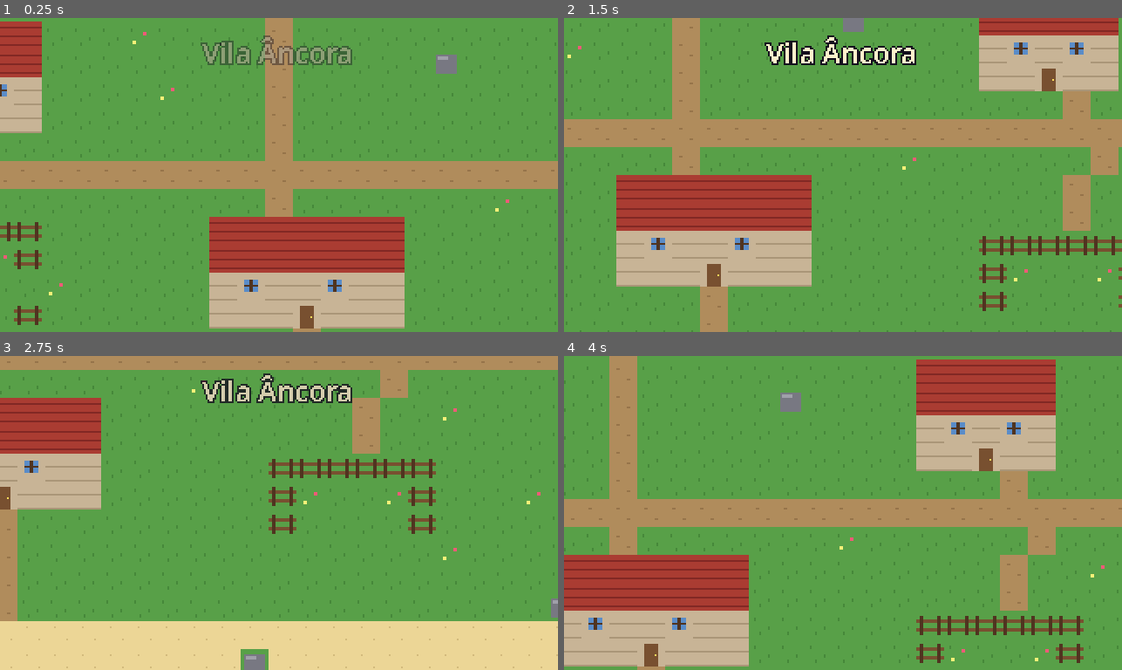
Above: before the commit, frames 1-4 (two rows, left to right).
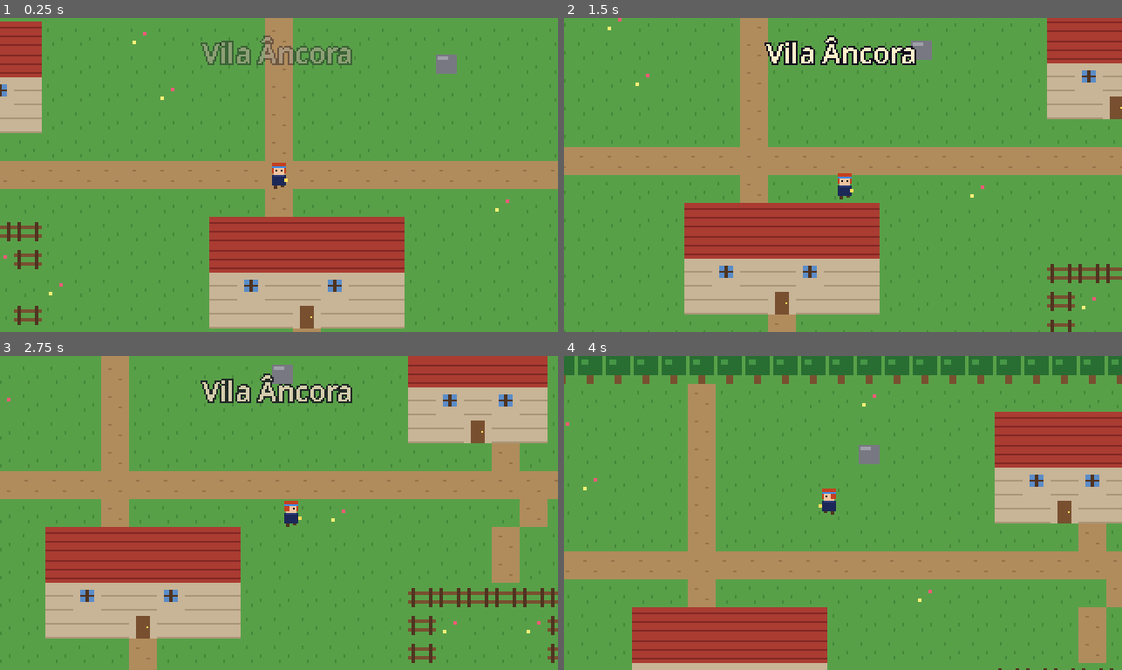
Above: after the commit, the same moments.

Repository: MartimCC16/jogo-indie1
Game: Godot game, scene res://scenes/mundo/vila_ancora.tscn
Same seed, same stepped clock (60 frames per second), same inputs: the game is played once before the commit and once after it.
Inputs:
- Up to frame 1 (0.25 s): no input
- Up to frame 2 (1.5 s): hold Right (mover_direita) 0.53-1.28 s; tap Z (acao) at 0.6, 1.35 s; hold Down (mover_baixo) from 1.28 s (still down)
- Up to frame 3 (2.75 s): release Down (mover_baixo) at 2.03 s; hold Right (mover_direita) from 2.03 s (still down); tap Z (acao) at 2.1 s
- Up to frame 4 (4 s): release Right (mover_direita) at 2.78 s; hold Up (mover_cima) 2.78-3.53 s; tap Z (acao) at 2.85, 3.6 s; hold Left (mover_esquerda) from 3.53 s (still down)

The runs differ from the first frame. In frame 1, 0.2% of the frame differs, in the area x 48-52%, y 46-55%; in frame 2, 44%; in frame 3, 58%, in the area x 0-100%, y 0-100%; in frame 4, 55%.

Commit message:
Etapa 3: Lia andando em 4 direções com colisão e câmera
Co-Authored-By: Claude Opus 5.5 <noreply@anthropic.com>
Claude-Session: https://claude.ai/code/session_015JMi1dHLg1odRt4fGyP5KX

Diff:
--- a/scenes/mundo/vila_ancora.tscn
+++ b/scenes/mundo/vila_ancora.tscn
@@ -3,7 +3,7 @@
 [ext_resource type="Script" path="res://scripts/mundo/vila_ancora.gd" id="1_vila"]
 [ext_resource type="Script" path="res://scripts/mundo/mapa_de_texto.gd" id="2_mapa"]
 [ext_resource type="TileSet" path="res://assets/tiles/tileset_vila.tres" id="3_tileset"]
-[ext_resource type="Script" path="res://scripts/teste/camera_teste.gd" id="4_camera"]
+[ext_resource type="PackedScene" path="res://scenes/personagens/lia.tscn" id="4_lia"]
 
 [node name="VilaAncora" type="Node2D"]
 script = ExtResource("1_vila")
@@ -29,8 +29,11 @@
 [node name="LocalArmadura" type="Marker2D" parent="Marcadores"]
 position = Vector2(328, 296)
 
-[node name="CameraTeste" type="Camera2D" parent="."]
-script = ExtResource("4_camera")
+[node name="Entidades" type="Node2D" parent="."]
+y_sort_enabled = true
+
+[node name="Lia" parent="Entidades" instance=ExtResource("4_lia")]
+position = Vector2(264, 120)
 
 [node name="Interface" type="CanvasLayer" parent="."]
 
--- /dev/null
+++ b/scenes/personagens/lia.tscn
@@ -0,0 +1,26 @@
+[gd_scene load_steps=4 format=3]
+
+[ext_resource type="Script" path="res://scripts/personagens/jogador.gd" id="1_jogador"]
+[ext_resource type="Texture2D" path="res://assets/sprites/personagens/lia.png" id="2_lia"]
+
+[sub_resource type="RectangleShape2D" id="RectangleShape2D_pes"]
+size = Vector2(10, 6)
+
+[node name="Lia" type="CharacterBody2D"]
+collision_layer = 2
+collision_mask = 5
+motion_mode = 1
+script = ExtResource("1_jogador")
+
+[node name="Sprite" type="Sprite2D" parent="."]
+texture = ExtResource("2_lia")
+hframes = 2
+vframes = 4
+
+[node name="Colisao" type="CollisionShape2D" parent="."]
+position = Vector2(0, 5)
+shape = SubResource("RectangleShape2D_pes")
+
+[node name="Camera" type="Camera2D" parent="."]
+position_smoothing_enabled = true
+position_smoothing_speed = 8.0
--- a/scripts/mundo/vila_ancora.gd
+++ b/scripts/mundo/vila_ancora.gd
@@ -2,10 +2,10 @@
 # vila_ancora.gd  —  Script principal da cena da Vila Âncora
 # ----------------------------------------------------------------------------
 # Por enquanto ele:
-#   - limita a câmera às bordas do mapa (para não mostrar o "vazio" de fora);
-#   - posiciona a câmera no ponto onde a Lia vai começar;
+#   - coloca a Lia no marcador "InicioLia";
+#   - limita a câmera da Lia às bordas do mapa;
 #   - mostra o nome da região na tela e some devagar.
-# Nas próximas etapas, aqui vamos colocar a Lia, o NPC e o evento da praia.
+# Nas próximas etapas, aqui vamos ligar o NPC e o evento da praia.
 # ============================================================================
 extends Node2D
 
@@ -13,7 +13,7 @@
 @export var nome_da_regiao := "Vila Âncora"
 
 @onready var mapa: MapaDeTexto = $Mapa
-@onready var camera: Camera2D = $CameraTeste
+@onready var lia: Jogador = $Entidades/Lia
 @onready var nome_regiao: Label = $Interface/NomeRegiao
 @onready var inicio_lia: Marker2D = $Marcadores/InicioLia
 
@@ -21,17 +21,9 @@
 func _ready() -> void:
 	# Obs.: o _ready() dos filhos roda ANTES do pai. Então, quando chegamos
 	# aqui, o nó "Mapa" já gerou os tiles (se precisava).
-	_limitar_camera_ao_mapa()
-	camera.position = inicio_lia.position
+	lia.global_position = inicio_lia.global_position
+	lia.limitar_camera(mapa.retangulo_em_pixels())
 	_mostrar_nome_regiao()
-
-
-func _limitar_camera_ao_mapa() -> void:
-	var limites := mapa.retangulo_em_pixels()
-	camera.limit_left = int(limites.position.x)
-	camera.limit_top = int(limites.position.y)
-	camera.limit_right = int(limites.end.x)
-	camera.limit_bottom = int(limites.end.y)
 
 
 func _mostrar_nome_regiao() -> void:
--- /dev/null
+++ b/scripts/personagens/jogador.gd
@@ -0,0 +1,91 @@
+# ============================================================================
+# jogador.gd  —  Personagem controlado pelo jogador (andar em 4 direções)
+# ----------------------------------------------------------------------------
+# Usado pela cena scenes/personagens/lia.tscn, mas é genérico: se no futuro
+# outro aliado puder ser controlado no mapa, ele reaproveita este script.
+#
+# A cena precisa ter estes filhos:
+#   - Sprite2D "Sprite"      : folha 32x64 (2 colunas = passos, 4 linhas = direções)
+#   - CollisionShape2D       : a "caixa" que bate nas paredes (só nos pés)
+#   - Camera2D "Camera"      : a câmera que segue o personagem
+# ============================================================================
+class_name Jogador
+extends CharacterBody2D
+
+# Linhas da folha de sprites (iguais às do README).
+enum Direcao { BAIXO = 0, CIMA = 1, ESQUERDA = 2, DIREITA = 3 }
+
+## Velocidade de caminhada em pixels por segundo (16 px = 1 tile).
+@export var velocidade := 70.0
+## Tempo (segundos) entre os dois quadros da animação de passo.
+@export var tempo_por_passo := 0.15
+
+## Quando for "false", o jogador não anda (ex.: durante diálogos e cenas).
+var pode_mover := true
+## Para onde o personagem está olhando. Útil para conversar com NPCs depois.
+var direcao_olhar: Direcao = Direcao.BAIXO
+
+var _cronometro_passo := 0.0
+var _quadro_passo := 0
+
+@onready var sprite: Sprite2D = $Sprite
+@onready var camera: Camera2D = $Camera
+
+
+# _physics_process roda em passos fixos (60x por segundo), ideal para movimento.
+func _physics_process(delta: float) -> void:
+	var entrada := Vector2.ZERO
+	if pode_mover:
+		# Junta as 4 teclas num vetor. Na diagonal ele já vem "normalizado"
+		# (tamanho 1), então andar na diagonal não fica mais rápido.
+		entrada = Input.get_vector("mover_esquerda", "mover_direita", "mover_cima", "mover_baixo")
+
+	velocity = entrada * velocidade
+	# move_and_slide() move o corpo e "desliza" ao bater numa parede,
+	# em vez de parar seco. Ele usa a variável "velocity" acima.
+	move_and_slide()
+
+	_atualizar_animacao(entrada, delta)
+
+
+func _atualizar_animacao(entrada: Vector2, delta: float) -> void:
+	if entrada != Vector2.ZERO:
+		# Escolhe a direção pelo eixo mais forte (horizontal ou vertical).
+		if abs(entrada.x) > abs(entrada.y):
+			direcao_olhar = Direcao.DIREITA if entrada.x > 0 else Direcao.ESQUERDA
+		else:
+			direcao_olhar = Direcao.BAIXO if entrada.y > 0 else Direcao.CIMA
+
+		# Alterna o quadro do passo de tempos em tempos.
+		_cronometro_passo += delta
+		if _cronometro_passo >= tempo_por_passo:
+			_cronometro_passo = 0.0
+			_quadro_passo = 1 - _quadro_passo
+	else:
+		# Parado: volta para o primeiro quadro.
+		_cronometro_passo = 0.0
+		_quadro_passo = 0
+
+	sprite.frame_coords = Vector2i(_quadro_passo, direcao_olhar)
+
+
+## Vetor da direção para onde o personagem olha, ex.: (0, 1) = para baixo.
+func vetor_olhar() -> Vector2:
+	match direcao_olhar:
+		Direcao.CIMA:
+			return Vector2.UP
+		Direcao.ESQUERDA:
+			return Vector2.LEFT
+		Direcao.DIREITA:
+			return Vector2.RIGHT
+	return Vector2.DOWN
+
+
+## Impede a câmera de mostrar o que está fora do retângulo (em pixels).
+func limitar_camera(retangulo: Rect2) -> void:
+	camera.limit_left = int(retangulo.position.x)
+	camera.limit_top = int(retangulo.position.y)
+	camera.limit_right = int(retangulo.end.x)
+	camera.limit_bottom = int(retangulo.end.y)
+	# Faz a câmera "pular" direto para o lugar certo, sem deslizar no início.
+	camera.reset_smoothing()
--- a/scripts/teste/camera_teste.gd
+++ /dev/null
@@ -1,23 +0,0 @@
-# ============================================================================
-# camera_teste.gd  —  Câmera PROVISÓRIA que anda com as setas/WASD
-# ----------------------------------------------------------------------------
-# Só existe para você passear pelo mapa na Etapa 2, antes de a Lia existir.
-# Na Etapa 3 ela será removida e a câmera passará a seguir a Lia.
-# ============================================================================
-extends Camera2D
-
-## Velocidade da câmera em pixels por segundo.
-@export var velocidade := 120.0
-
-
-func _process(delta: float) -> void:
-	# get_vector junta as 4 teclas de direção num vetor (x, y).
-	# Ex.: segurando direita => (1, 0); direita + baixo => (0.7, 0.7)
-	var direcao := Input.get_vector("mover_esquerda", "mover_direita", "mover_cima", "mover_baixo")
-	position += direcao * velocidade * delta
-
-	# Não deixa a posição sair muito do mapa (senão a câmera "trava" na borda
-	# e demora para voltar). Metade da tela = 160x90 pixels.
-	var meia_tela := get_viewport_rect().size / 2.0
-	position.x = clamp(position.x, limit_left + meia_tela.x, limit_right - meia_tela.x)
-	position.y = clamp(position.y, limit_top + meia_tela.y, limit_bottom - meia_tela.y)
Not shown, removed: scenes/personagens/.gitkeep
Not shown, removed: scripts/personagens/.gitkeep
